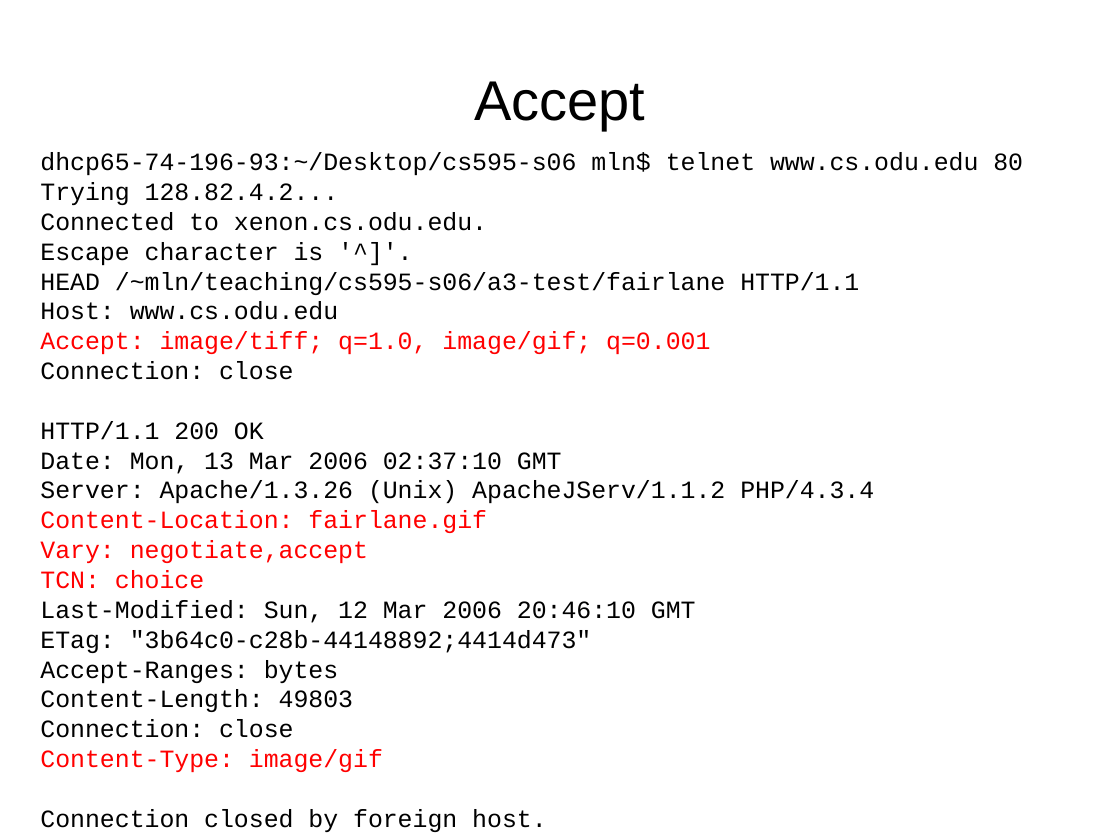
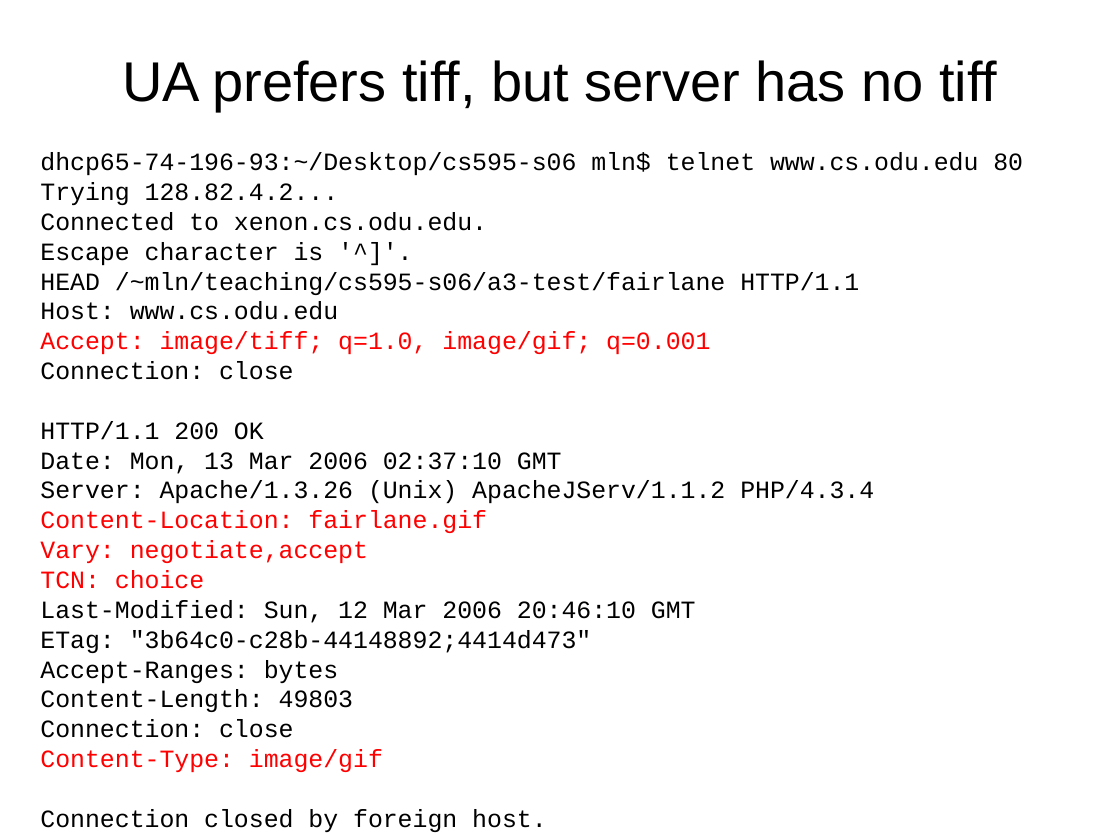
Before and after one commit to phonedude/cs531-f18, a slide deck: slide 16 of slides/week-09-content-negotiation.ppt. Drawn at 1120x840 pixels with LibreOffice and Linux fonts; fonts in the diff are those of the drawing. Boxes give left, top, right and bottom in pixels: in the first picture for what was removed or moved away, otherwise in the second. Text is boxed around its words. In the diff, an @@ line names an element or a change of style, - is before the commit and + after.

```diff
--- a/slides/week-09-content-negotiation.ppt
+++ b/slides/week-09-content-negotiation.ppt
@@ title added at [122,60,997,111], 36 pt, text #000000 @@
+UA prefers tiff, but server has no tiff
@@ title removed at [474,81,645,130] @@
-Accept
```
Also in this commit, not shown: 17 other slides changed, 1 slide added.
